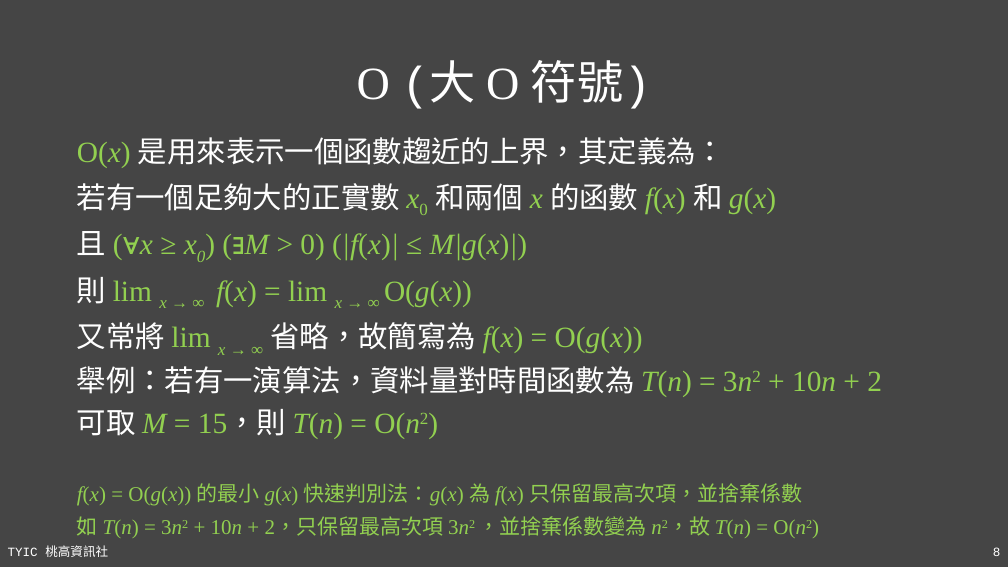
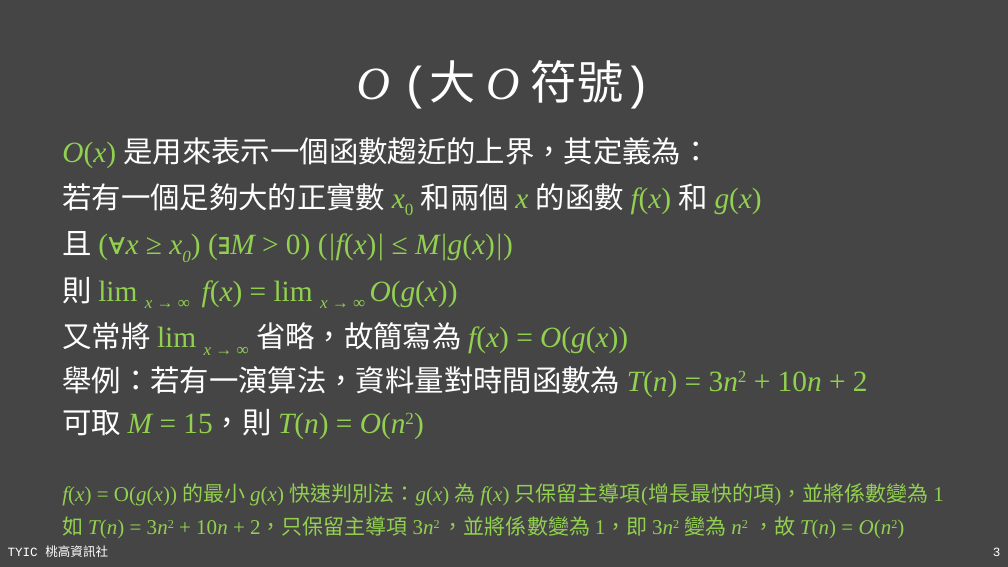
Before and after one commit to TYSHIC/slides, a slide deck: slide 3 of ppt/90_基礎資料結構與演算法.pptx (slide 8 before the commit). Drawn at 1008x567 pixels with LibreOffice and Linux fonts; fonts in the diff are those of the drawing. Boxes give left, top, right and bottom in pixels: in the first picture for what was removed or moved away, otherwise in the second. Text is boxed around its words. In the diff, an @@ line names an element or a change of style, - is before the commit and + after.

```diff
--- a/ppt/90_基礎資料結構與演算法.pptx
+++ b/ppt/90_基礎資料結構與演算法.pptx
@@ title "O (大 O 符號)" at bbox=[357, 60, 651, 109]: italic on in "O O" @@
@@ text "O(x) 是用來表示一個函數趨近的上界，其定義為：": place and size @@
-text "O(x) 是用來表示一個函數趨近的上界，其定義為：" at bbox=[77, 137, 882, 538]
+text "O(x) 是用來表示一個函數趨近的上界，其定義為：" at bbox=[62, 137, 944, 538]
@@ text at bbox=[62, 137, 711, 439]: italic on in "O(x)", "O(g(x))", "O(g(x))", "O(n2)" @@
@@ text at bbox=[62, 483, 944, 538]: text changed @@
-f(x) = O(g(x)) 的最小 g(x) 快速判別法：g(x) 為 f(x) 只保留最高次項，並捨棄係數
-如 T(n) = 3n2 + 10n + 2，只保留最高次項 3n2 ，並捨棄係數變為 n2，故 T(n) = O(n2)
+f(x) = O(g(x)) 的最小 g(x) 快速判別法：g(x) 為 f(x) 只保留主導項(增長最快的項)，並將係數變為 1
+如 T(n) = 3n2 + 10n + 2，只保留主導項 3n2 ，並將係數變為 1，即 3n2 變為 n2 ，故 T(n) = O(n2)
@@ page number at bbox=[993, 547, 1001, 556]: text changed @@
-8
+3
```
Also in this commit, not shown: 18 other slides changed, 13 slides added, 1 slide removed, 13 other files.
